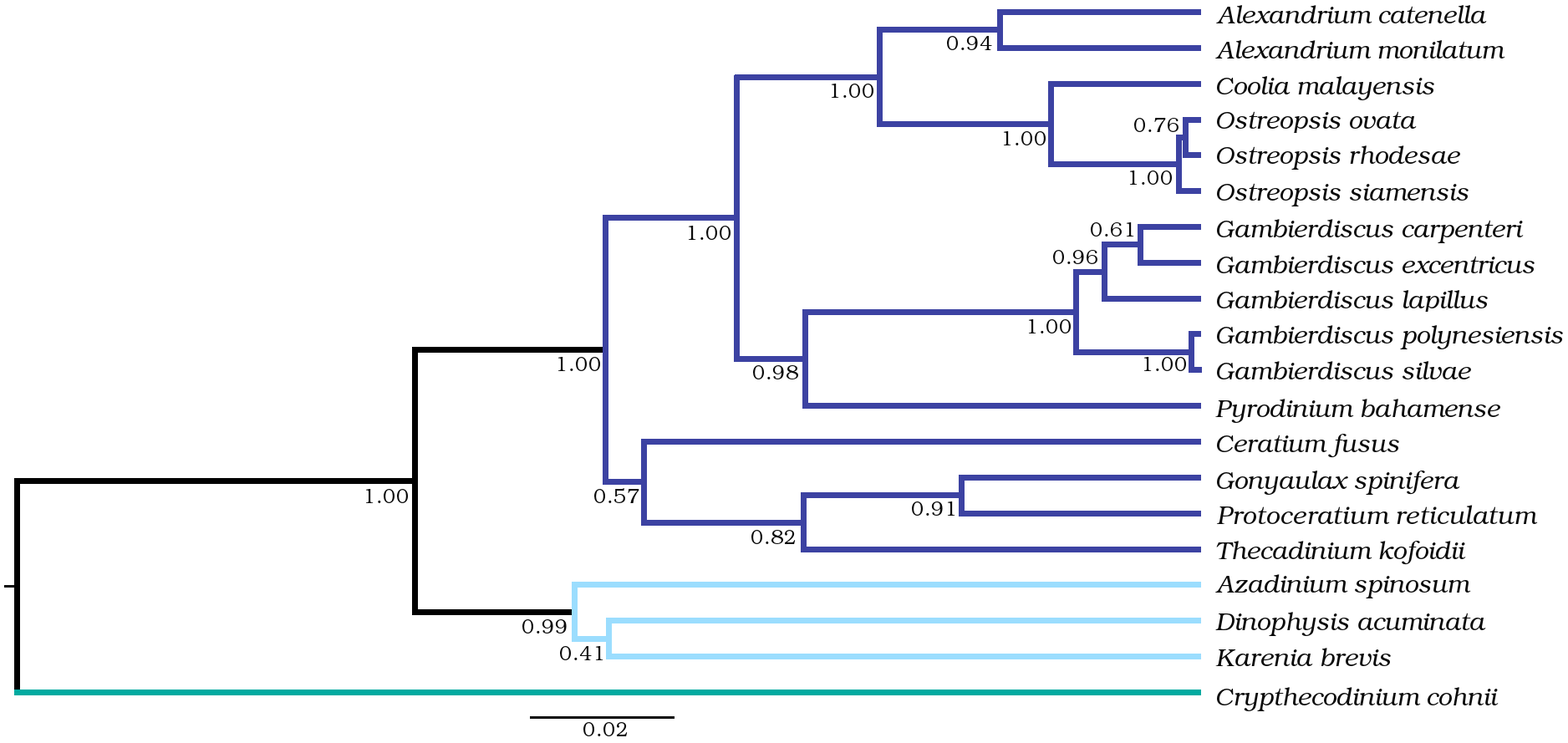
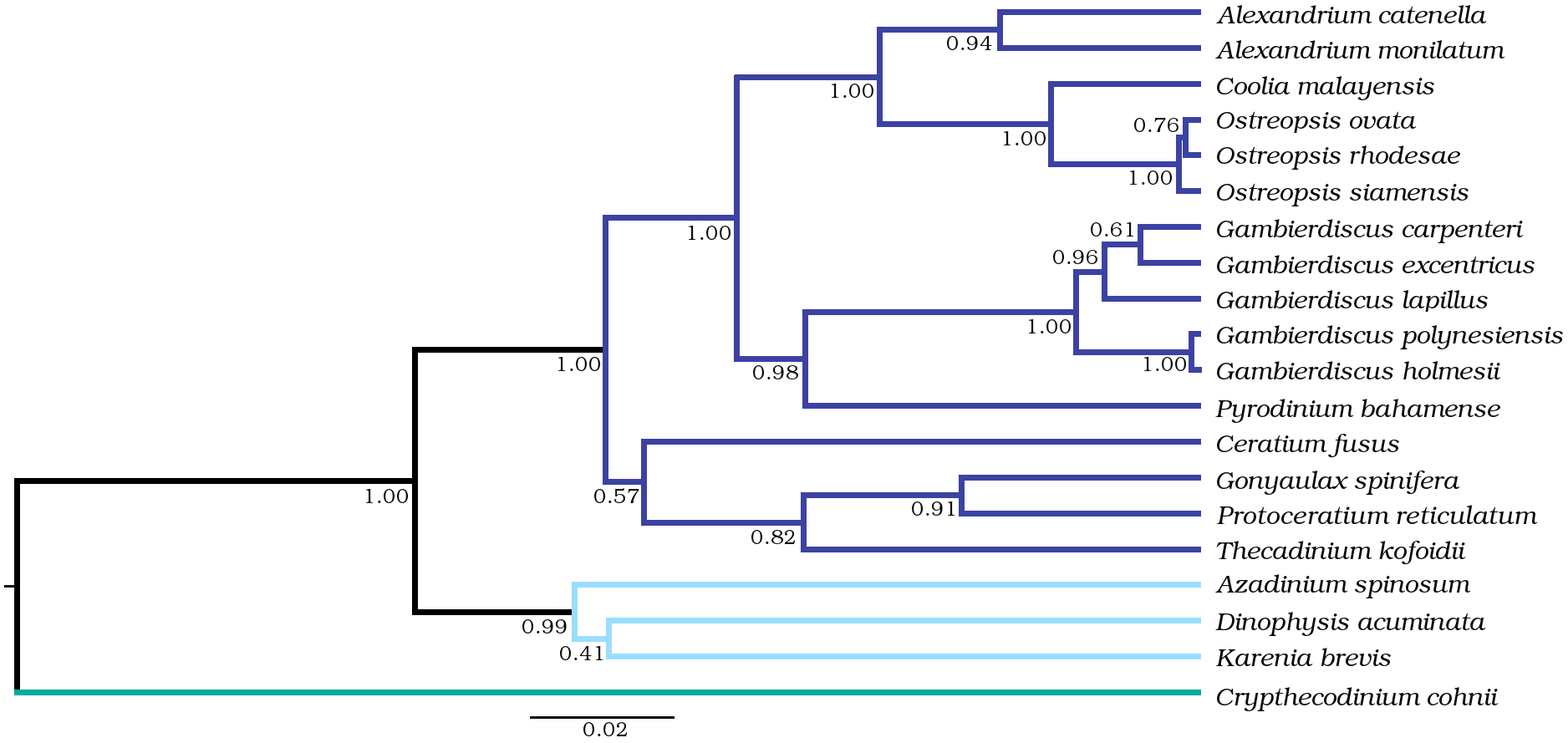
Comparing the layer stacks of the two 1568px x 743px images. Changes:
renamed "Gambierdiscus silvae" to "Gambierdiscus holmesii", painted on it over left=1402, top=361, right=1502, bottom=380
